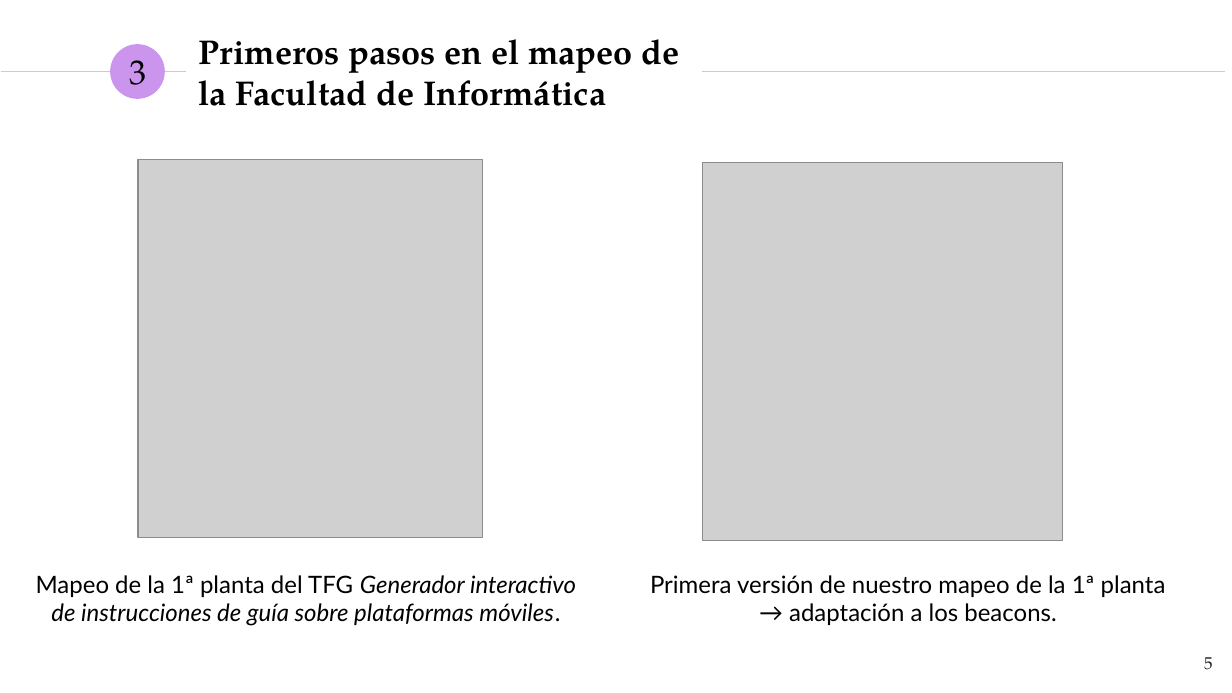
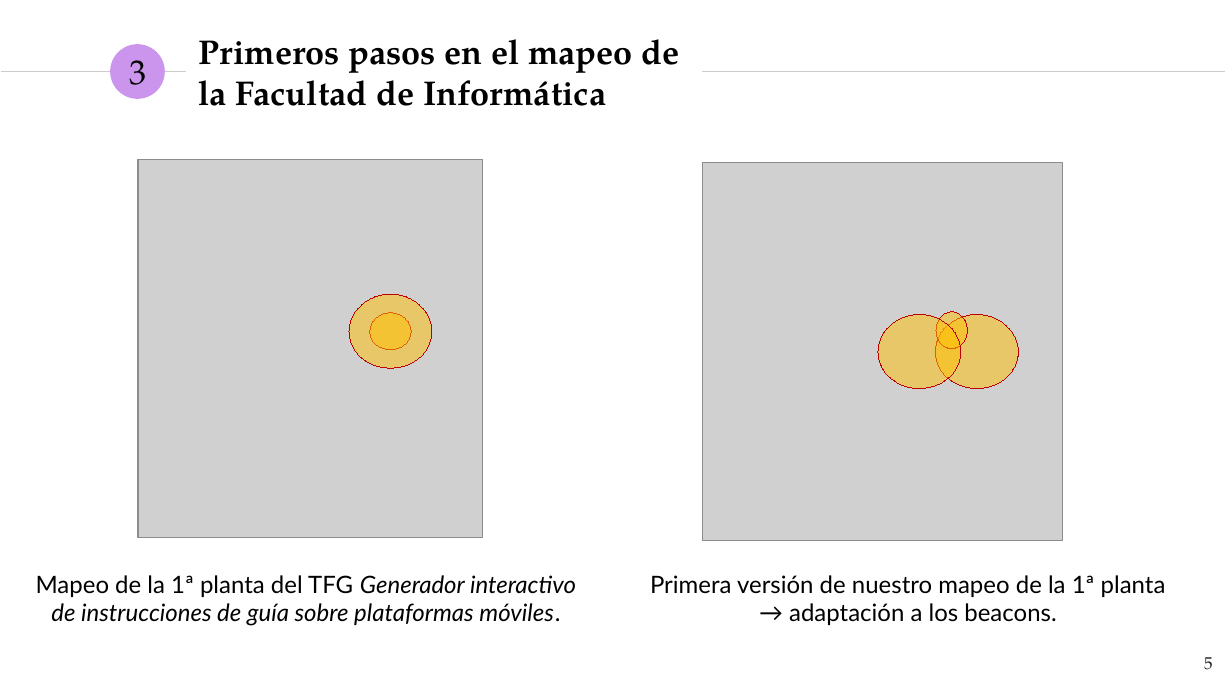
Before and after one commit to NILGroup/TFG-1920-DiscapacidadVisual, a slide deck: slide 5 of Defensa/presentaciónFinal_v2.pptx. Drawn at 1232x693 pixels with LibreOffice and Linux fonts; fonts in the diff are those of the drawing; grey boxes stand for pictures. Boxes give left, top, right and bottom in pixels: in the first picture for what was removed or moved away, otherwise in the second. Text is boxed around its words. In the diff, an @@ line names an element or a change of style, - is before the commit and + after.

```diff
--- a/Defensa/presentaciónFinal_v2.pptx
+++ b/Defensa/presentaciónFinal_v2.pptx
@@ ellipse added at box(349, 294, 431, 368), fill #FFC000 at 50% opacity, outline #C00000 0.75 pt @@
@@ ellipse added at box(370, 313, 411, 350), fill #FFC000 at 50% opacity, outline #C00000 0.75 pt @@
@@ ellipse added at box(878, 314, 961, 388), fill #FFC000 at 50% opacity, outline #C00000 0.75 pt @@
@@ ellipse added at box(935, 314, 1018, 388), fill #FFC000 at 50% opacity, outline #C00000 0.75 pt @@
@@ ellipse added at box(936, 312, 967, 349), fill #FFC000 at 50% opacity, outline #C00000 0.75 pt @@
```
Also in this commit, not shown: 2 other slides changed, 1 other file.
